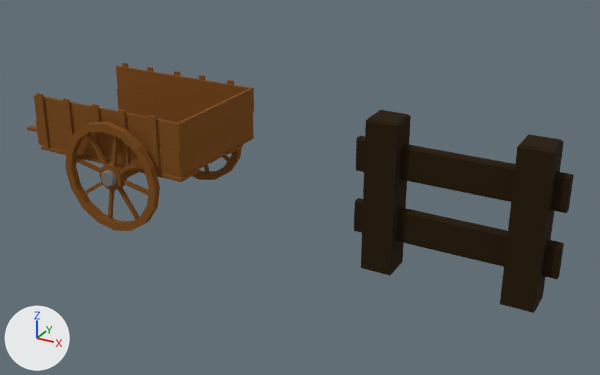
A saved change to the Blender file figments-of-fuyan-raw/game/tile_objects/varoma/wagon.blend.
Before and after are seen from a 50 mm lens placed at (4.92, -5.91, 3.52), pointed at (1.55, 0.22, 0.45). Arrows for +X, +Y and +Z are at lower left; the lights stay in place. The older version comes first.

The first picture shows 'Fence-col', 'Plane'.
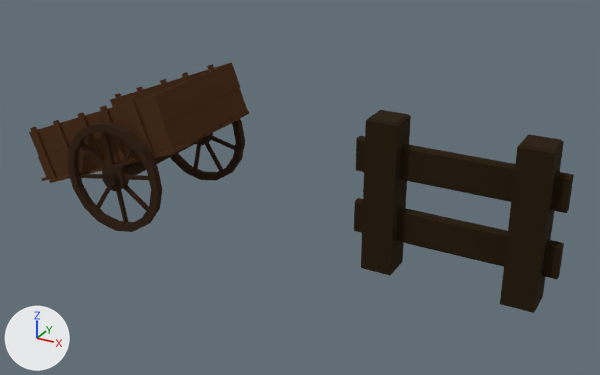
Location of each change, [x1, y1, x2, y2] in pixels of the pictures (600 x 375 px):
```json
{"object": "Plane", "change": "hidden", "before": [27, 63, 254, 231], "on screen": "brown"}
{"object": "Wagon-col", "change": "added", "after": [29, 62, 249, 232], "on screen": "brown"}
```

Edits to the scene script, one JSON object a line:
```json
{"block": "me_plane_001", "where": "me_plane_001.from_pydata(...)  # 632 vertices, 573 faces; spans x -1.57..0.74, y -0.63..0.91, z 0.0..1.17"}
{"block": "me_plane_001", "where": "# used by ob_plane; location = (0.0, 0.0, 0.0)"}
{"block": "me_plane_001", "change": "me_plane_001 part 1: texture (UV) coordinates of 540 of 573 faces, centred in x -1.57..0.74, y -0.6..0.91, z 0.02..1.17, changed; they spanned u 0.22..0.39, v 0.6..0.75 and now span u 0.18..0.18, v 0.29..0.35"}
{"op": "add", "block": "me_plane_002", "code": ["me_plane_002 = bpy.data.meshes.new('Plane.002')", "me_plane_002.from_pydata(...)  # 632 vertices, 573 faces; spans x -1.47..0.69, y -0.63..0.91, z 0.0..1.36", "me_plane_002.materials.append(mat_basematerial)"]}
{"op": "add", "block": "ob_plane", "code": "ob_plane.hide_set(True)"}
{"op": "add", "block": "ob_wagon_col", "code": ["ob_wagon_col = bpy.data.objects.new('Wagon-col', me_plane_002)", "ob_wagon_col.location = (0.0, 0.0, 0.0)"]}
```
